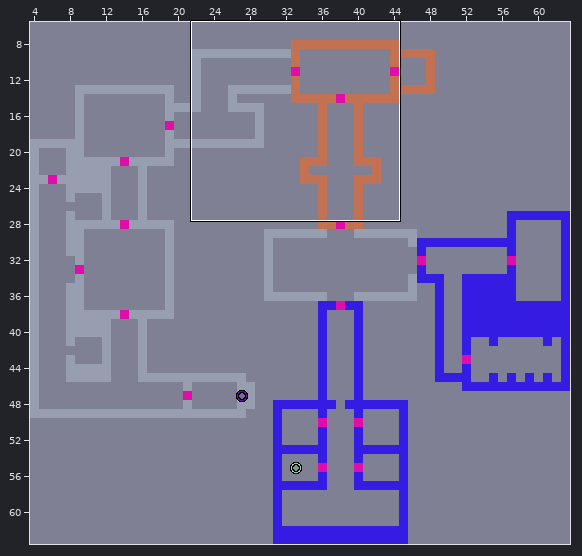
One commit to this LDtk project: assets/levels/pxlwolf.ldtk. Above, an overview of the earlier version with the close-up marked.
Close-up. First the earlier version:
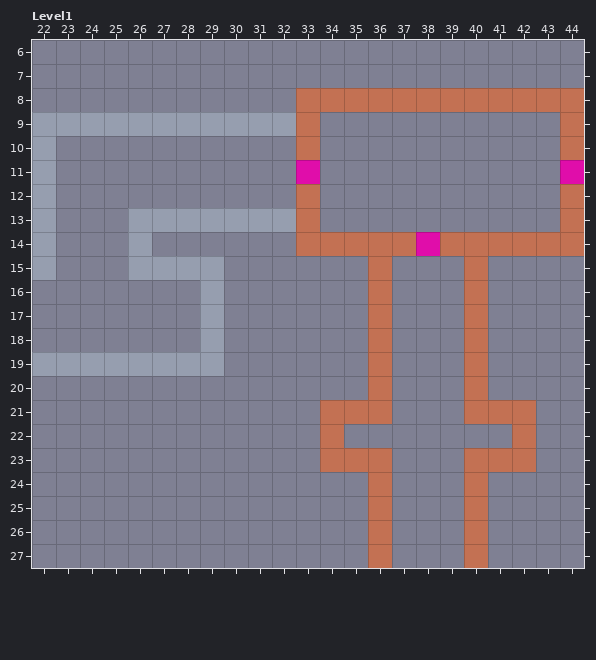
Cells are 16x16 px. Shown: Level1 x 22..44, y 6..27. The commit also changed other parts of the map, which this record leaves out.
After the commit:
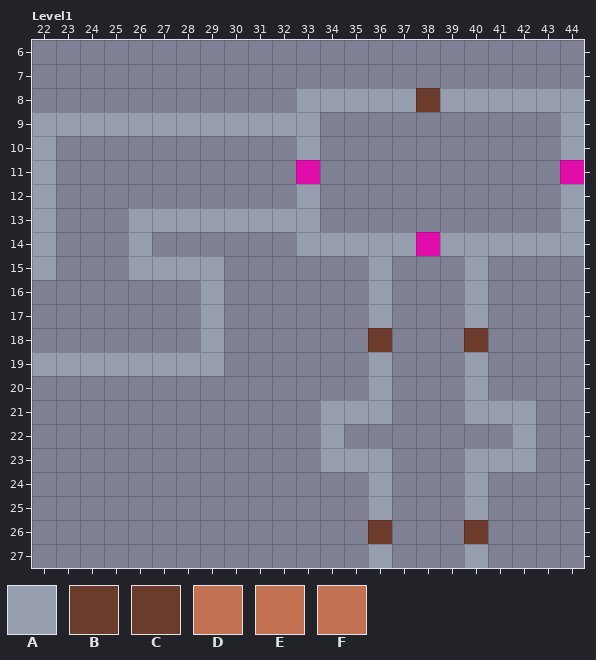
Key: from "Walls": A 6 "Stone_Eagle", B 7 "Wood_Eagle", C 8 "Wood_Hitler", D 9 "Wood", E 10 "Wood_Eagle", F 11 "Wood_Hitler".
_ is an empty cell.
Message: New wall textures
Diff:
{"where": "layer \"Walls\""}
{"y":8,"x":33,"old":"DDDDDFDDDDDD","new":"AAAAACAAAAAA"}
{"y":9,"x":33,"old":"D","new":"A"}
{"y":9,"x":44,"old":"D","new":"A"}
{"y":10,"x":33,"old":"D","new":"A"}
{"y":10,"x":44,"old":"D","new":"A"}
{"y":12,"x":33,"old":"D","new":"A"}
{"y":12,"x":44,"old":"D","new":"A"}
{"y":13,"x":33,"old":"D","new":"A"}
{"y":13,"x":44,"old":"D","new":"A"}
{"y":14,"x":33,"old":"DDDDD","new":"AAAAA"}
{"y":14,"x":39,"old":"DDDDDD","new":"AAAAAA"}
{"y":15,"x":36,"old":"D","new":"A"}
{"y":15,"x":40,"old":"D","new":"A"}
{"y":16,"x":36,"old":"D","new":"A"}
{"y":16,"x":40,"old":"D","new":"A"}
{"y":17,"x":36,"old":"D","new":"A"}
{"y":17,"x":40,"old":"D","new":"A"}
{"y":18,"x":36,"old":"E","new":"B"}
{"y":18,"x":40,"old":"E","new":"B"}
{"y":19,"x":36,"old":"D","new":"A"}
{"y":19,"x":40,"old":"D","new":"A"}
{"y":20,"x":36,"old":"D","new":"A"}
{"y":20,"x":40,"old":"D","new":"A"}
{"y":21,"x":34,"old":"DDD","new":"AAA"}
{"y":21,"x":40,"old":"DDD","new":"AAA"}
{"y":22,"x":34,"old":"D","new":"A"}
{"y":22,"x":42,"old":"D","new":"A"}
{"y":23,"x":34,"old":"DDD","new":"AAA"}
{"y":23,"x":40,"old":"DDD","new":"AAA"}
{"y":24,"x":36,"old":"D","new":"A"}
{"y":24,"x":40,"old":"D","new":"A"}
{"y":25,"x":36,"old":"D","new":"A"}
{"y":25,"x":40,"old":"D","new":"A"}
{"y":26,"x":36,"old":"E","new":"B"}
{"y":26,"x":40,"old":"E","new":"B"}
{"y":27,"x":36,"old":"D","new":"A"}
{"y":27,"x":40,"old":"D","new":"A"}
